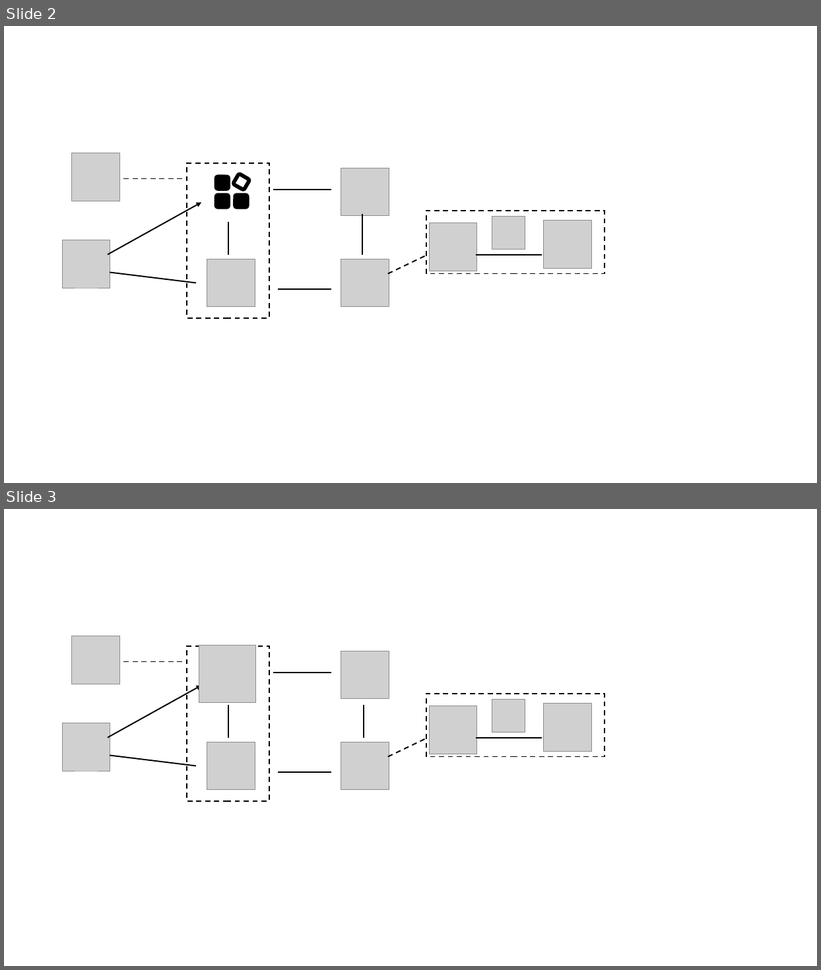
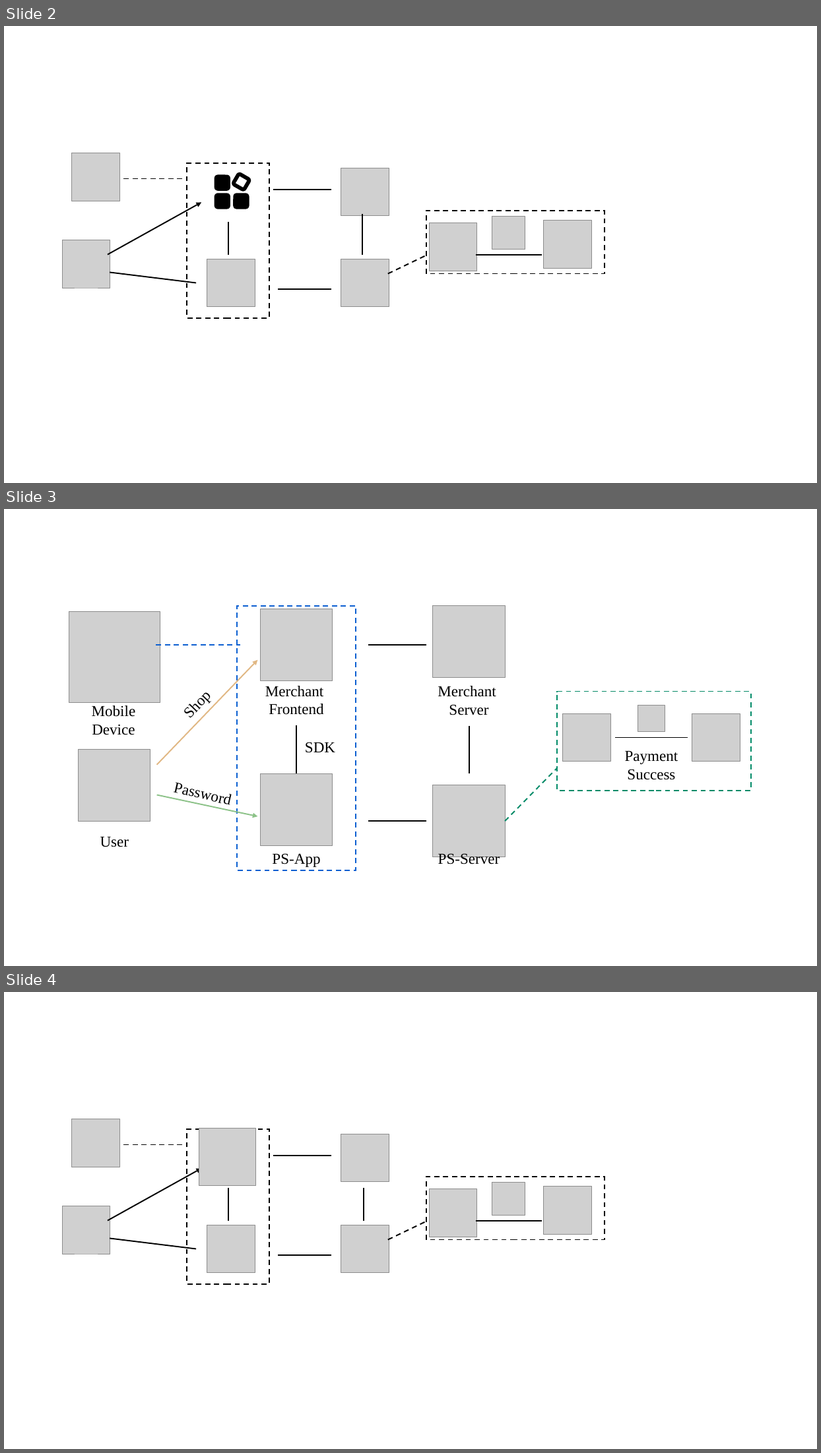
Before and after one commit to OccDeser/paper-third-party-online-payment-TDSC, a slide deck: img-source/images.pptx. Shown one above the other, each under a label of ours: slides 2 and 3 before the commit, slides 2, 3 and 4 after it. The pictures are 821x970 and 821x1453 pixels, drawn with LibreOffice and Linux fonts; fonts in the diff are those of the drawing; grey boxes stand for pictures. Boxes give left, top, right and bottom in pixels: in the first picture for what was removed or moved away, otherwise in the second. Text is boxed around its words. In the diff, an @@ line names an element or a change of style, - is before the commit and + after.

Commit message:
images

```diff
--- a/img-source/images.pptx
+++ b/img-source/images.pptx
@@ slide 3 added at (4,509,817,966), background #FFFFFF @@
@@ rectangle added at (237,606,355,871), outline #0B5FD1 1.5 pt dashed @@
@@ picture added at (433,606,505,678) @@
@@ picture added at (69,612,160,703) @@
@@ picture added at (260,609,332,681) @@
@@ line added from (156, 645) to (240, 645), #0B5FD1 1.5 pt dashed @@
@@ line added from (369, 645) to (426, 645), #000000 1.5 pt @@
@@ text added at (152,658,240,749), 18 pt, text #000000 @@
+Shop
@@ arrow added from (157, 765) to (257, 660), #E1B884 1.5 pt @@
@@ text added at (265,686,323,715), 18 pt, text #000000 @@
+Merchant
+Frontend
@@ text added at (438,686,496,716), 18 pt, text #000000 @@
+Merchant
+Server
@@ text added at (92,706,136,735), 18 pt, text #000000 @@
+Mobile Device
@@ rectangle added at (557,691,751,791), outline #018A67 1.5 pt dashed @@
@@ picture added at (638,706,665,732) @@
@@ line added from (296, 725) to (296, 774), #000000 1.5 pt @@
@@ line added from (469, 726) to (469, 774), #000000 1.5 pt @@
@@ picture added at (563,714,611,762) @@
@@ picture added at (692,714,741,762) @@
@@ text added at (305,742,335,753), 18 pt, text #000000 @@
+SDK
@@ line added from (616, 738) to (688, 738), #000000 1.5 pt @@
@@ picture added at (79,749,151,821) @@
@@ text added at (625,751,679,780), 18 pt, text #000000 @@
+Payment Success
@@ text added at (156,771,250,811), 18 pt, text #000000 @@
+Password
@@ picture added at (260,774,332,846) @@
@@ picture added at (433,786,505,857) @@
@@ line added from (506, 821) to (557, 768), #018A67 1.5 pt dashed @@
@@ arrow added from (157, 795) to (257, 817), #8CC288 1.5 pt @@
@@ line added from (369, 821) to (426, 821), #000000 1.5 pt @@
@@ text added at (100,837,129,848), 18 pt, text #000000 @@
+User
@@ text added at (272,854,320,867), 18 pt, text #000000 @@
+PS-App
@@ text added at (438,854,500,868), 18 pt, text #000000 @@
+PS-Server
@@ what was slide 3 is now slide 4 @@
```
